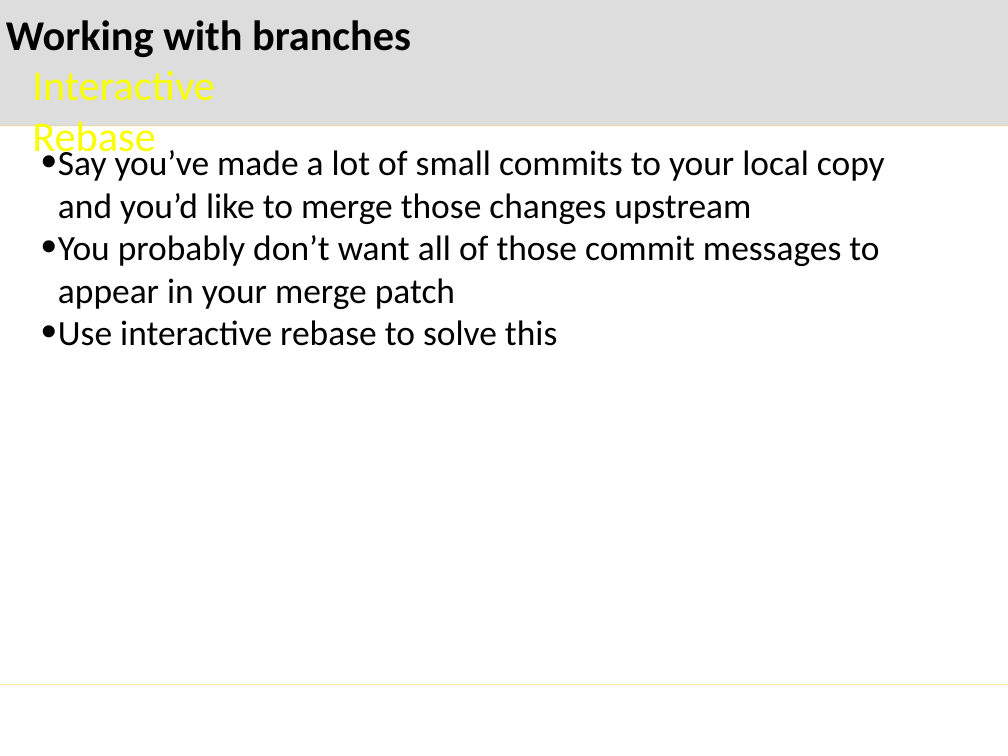
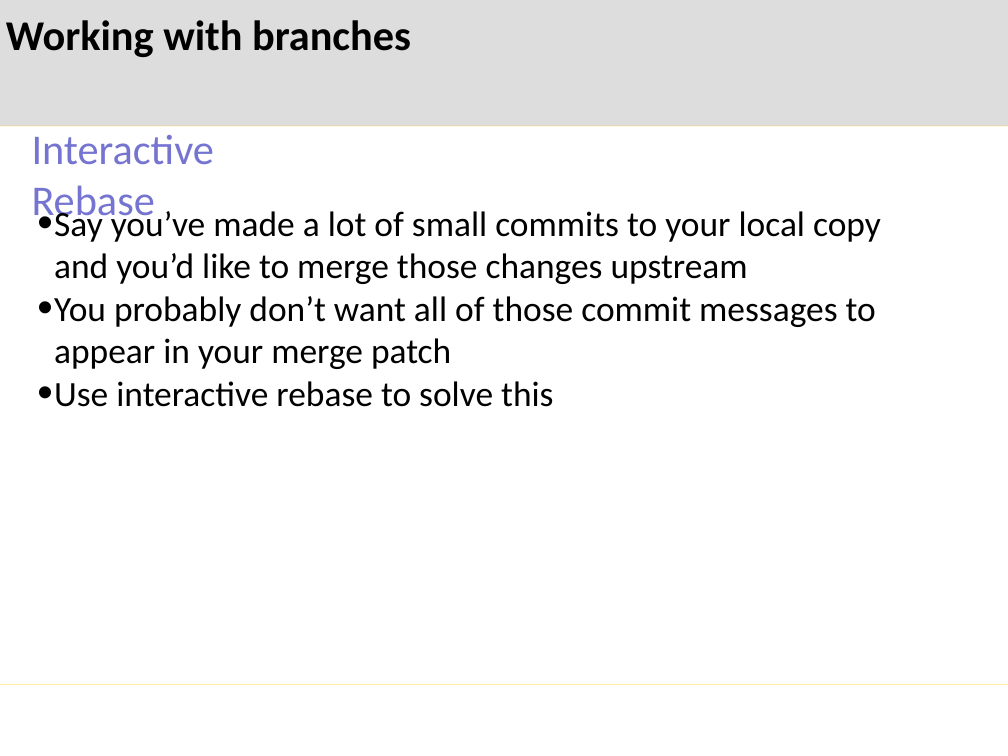
Before and after one commit to mglazer/GitPresentation, a slide deck: slide 18 of presentation.pptx. Drawn at 1008x756 pixels with LibreOffice and Linux fonts; fonts in the diff are those of the drawing; background and template pictures are left out. Boxes give left, top, right and bottom in pixels: in the first picture for what was removed or moved away, otherwise in the second. Text is boxed around its words. In the diff, an @@ line names an element or a change of style, - is before the commit and + after.

```diff
--- a/presentation.pptx
+++ b/presentation.pptx
@@ text "Interactive Rebase": place and size @@
-text "Interactive Rebase" at (32, 70, 215, 162)
+text "Interactive Rebase" at (32, 135, 215, 226)
@@ text "Interactive Rebase" at (32, 135, 215, 226): text colour #F9FF00 to #7575D1 @@
@@ text "Say you’ve made a lot ...": place and size @@
-text "Say you’ve made a lot ..." at (58, 146, 885, 346)
+text "Say you’ve made a lot ..." at (54, 206, 881, 407)
```
Also in this commit, not shown: 16 other slides changed, 12 slides added, 1 other file.
